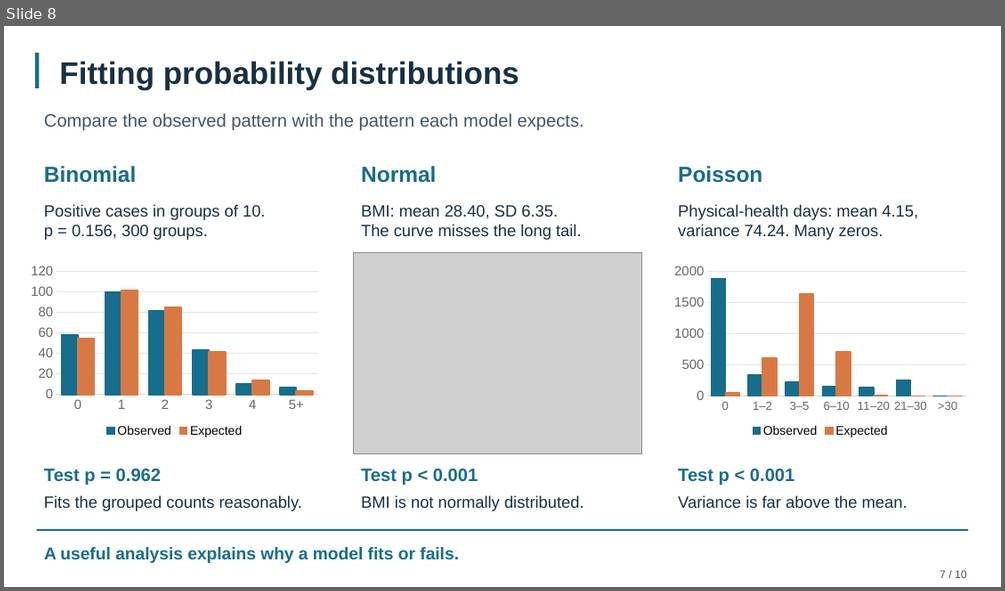
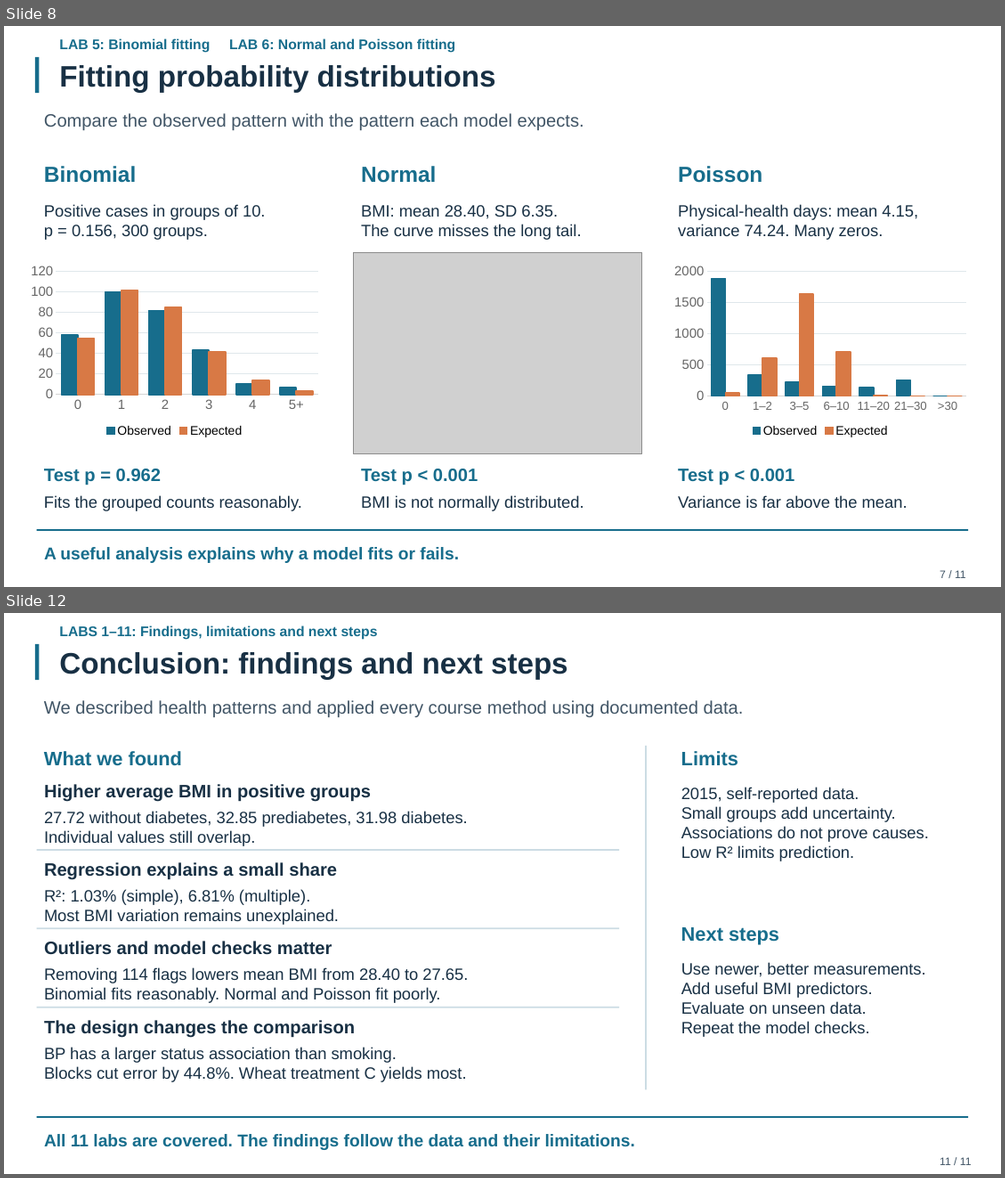
Before and after one commit to aryan8678/Maths-lab-project, a slide deck: submission/Diabetes_Statistics_Presentation.pptx. Shown one above the other, each under a label of ours: slide 8 before the commit, slides 8 and 12 after it; the slides between them are not shown. The pictures are 1005x591 and 1005x1178 pixels, drawn with LibreOffice and Linux fonts; fonts in the diff are those of the drawing; grey boxes stand for pictures. Boxes give left, top, right and bottom in pixels: in the first picture for what was removed or moved away, otherwise in the second. Text is boxed around its words. In the diff, an @@ line names an element or a change of style, - is before the commit and + after.

Commit message:
Split lab 10 and 11 slides and finish with detailed conclusion

```diff
--- a/submission/Diabetes_Statistics_Presentation.pptx
+++ b/submission/Diabetes_Statistics_Presentation.pptx
@@ slide 12 added at <box>4,613,1001,1174</box>, background #FFFFFF @@
@@ text added at <box>59,625,378,640</box>, 13.5 pt, text #176D8C, bold @@
+LABS 1–11: Findings, limitations and next steps
@@ rectangle added at <box>35,644,39,681</box>, fill #176D8C @@
@@ text added at <box>59,652,568,680</box>, 28.5 pt, text #183044, bold @@
+Conclusion: findings and next steps
@@ text added at <box>44,700,744,717</box>, 17.2 pt, text #415566 @@
+We described health patterns and applied every course method using documented data.
@@ rectangle added at <box>645,746,647,1089</box>, fill #CCDCE4 @@
@@ text added at <box>44,751,183,766</box>, 18.8 pt, text #176D8C, bold @@
+What we found
@@ text added at <box>681,751,738,766</box>, 18.8 pt, text #176D8C, bold @@
+Limits
@@ text added at <box>44,784,371,802</box>, 17.2 pt, text #183044, bold @@
+Higher average BMI in positive groups
@@ text added at <box>681,787,929,861</box>, 15.8 pt, text #183044 @@
+2015, self-reported data.
+Small groups add uncertainty.
+Associations do not prove causes.
+Low R² limits prediction.
@@ text added at <box>44,811,467,846</box>, 15.8 pt, text #183044 @@
+27.72 without diabetes, 32.85 prediabetes, 31.98 diabetes.
+Individual values still overlap.
@@ rectangle added at <box>37,850,619,851</box>, fill #CCDCE4 @@
@@ text added at <box>44,862,337,880</box>, 17.2 pt, text #183044, bold @@
+Regression explains a small share
@@ text added at <box>44,889,339,925</box>, 15.8 pt, text #183044 @@
+R²: 1.03% (simple), 6.81% (multiple).
+Most BMI variation remains unexplained.
@@ rectangle added at <box>37,928,619,929</box>, fill #CCDCE4 @@
@@ text added at <box>681,927,779,944</box>, 18.8 pt, text #176D8C, bold @@
+Next steps
@@ text added at <box>44,941,332,955</box>, 17.2 pt, text #183044, bold @@
+Outliers and model checks matter
@@ text added at <box>44,967,468,1003</box>, 15.8 pt, text #183044 @@
+Removing 114 flags lowers mean BMI from 28.40 to 27.65.
+Binomial fits reasonably. Normal and Poisson fit poorly.
@@ text added at <box>681,962,925,1037</box>, 15.8 pt, text #183044 @@
+Use newer, better measurements.
+Add useful BMI predictors.
+Evaluate on unseen data.
+Repeat the model checks.
@@ rectangle added at <box>37,1006,619,1008</box>, fill #CCDCE4 @@
@@ text added at <box>44,1020,355,1038</box>, 17.2 pt, text #183044, bold @@
+The design changes the comparison
@@ text added at <box>44,1046,467,1082</box>, 15.8 pt, text #183044 @@
+BP has a larger status association than smoking.
+Blocks cut error by 44.8%. Wheat treatment C yields most.
@@ rectangle added at <box>37,1116,969,1118</box>, fill #176D8C @@
@@ text added at <box>44,1134,635,1150</box>, 16.5 pt, text #176D8C, bold @@
+All 11 labs are covered. The findings follow the data and their limitations.
@@ text added at <box>939,1157,971,1165</box>, 10.5 pt, text #415566 @@
+11 / 11
@@ slide 8 changed as well @@
@@ text added at <box>59,38,456,53</box>, 13.5 pt, text #176D8C, bold @@
+LAB 5: Binomial fitting LAB 6: Normal and Poisson fitting
@@ rectangle: place and size @@
-rectangle at <box>35,52,39,88</box>
+rectangle at <box>35,57,39,94</box>
@@ text "Fitting probability distributions" at <box>59,65,496,93</box>: size 30 to 28.5 pt @@
@@ text at <box>939,570,966,578</box>: text changed @@
-7 / 10
+7 / 11
```
Also in this commit, not shown: 9 other slides changed, 1 other slide added, 1 slide removed, 14 other files.
